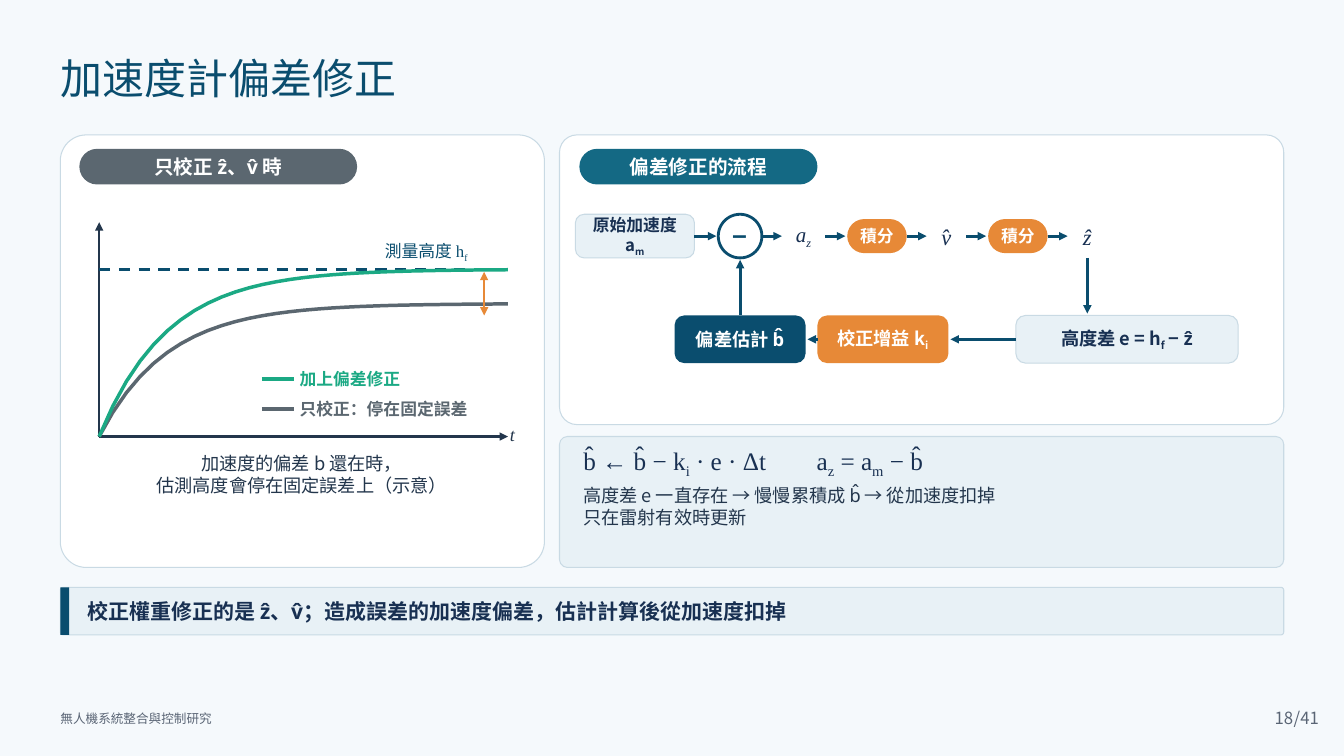
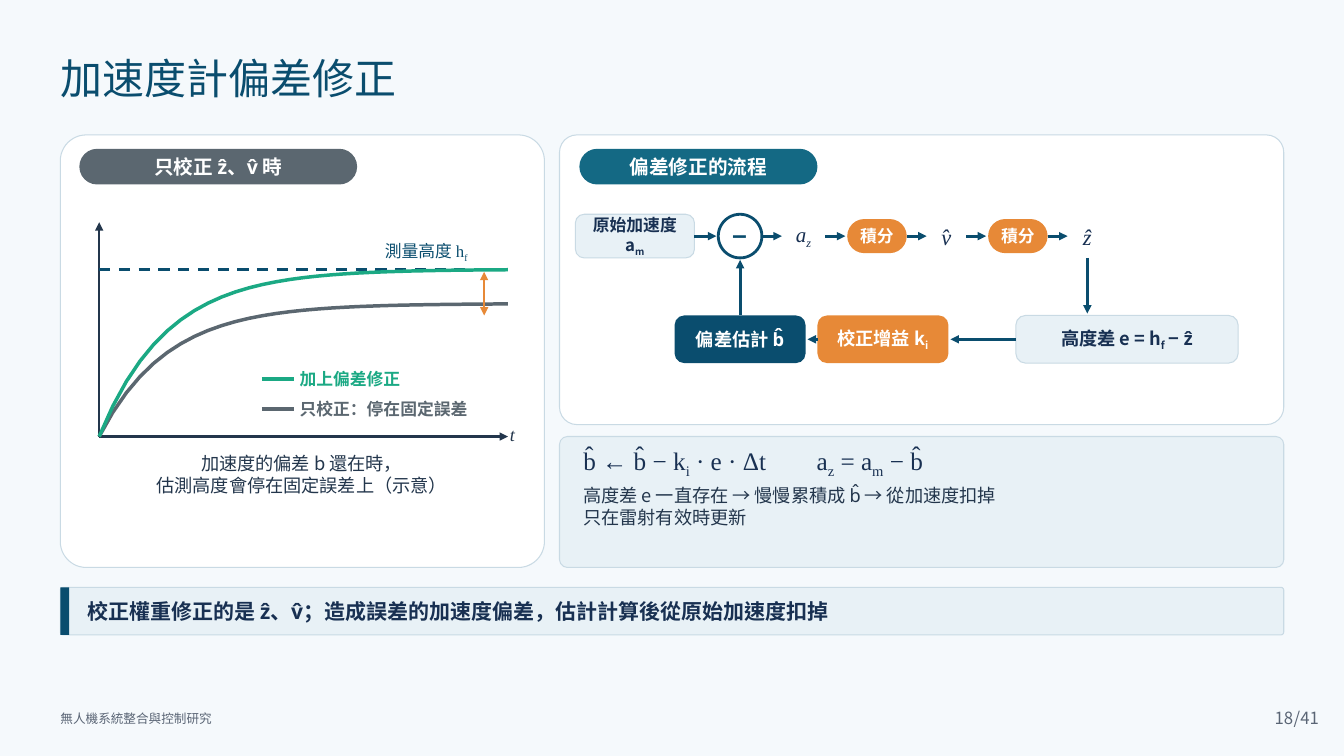
Before and after one commit to lingken1028/-, a slide deck: slide 18 of 無人機系統整合與控制研究_口試簡報 2.pptx. Drawn at 1344x756 pixels with LibreOffice and Linux fonts; fonts in the diff are those of the drawing. Boxes give left, top, right and bottom in pixels: in the first picture for what was removed or moved away, otherwise in the second. Text is boxed around its words. In the diff, an @@ line names an element or a change of style, - is before the commit and + after.

```diff
--- a/無人機系統整合與控制研究_口試簡報 2.pptx
+++ b/無人機系統整合與控制研究_口試簡報 2.pptx
@@ text at box(87, 601, 828, 623): text changed @@
-校正權重修正的是 ẑ、v̂；造成誤差的加速度偏差，估計計算後從加速度扣掉
+校正權重修正的是 ẑ、v̂；造成誤差的加速度偏差，估計計算後從原始加速度扣掉
```
Also in this commit, not shown: 7 other slides changed.
